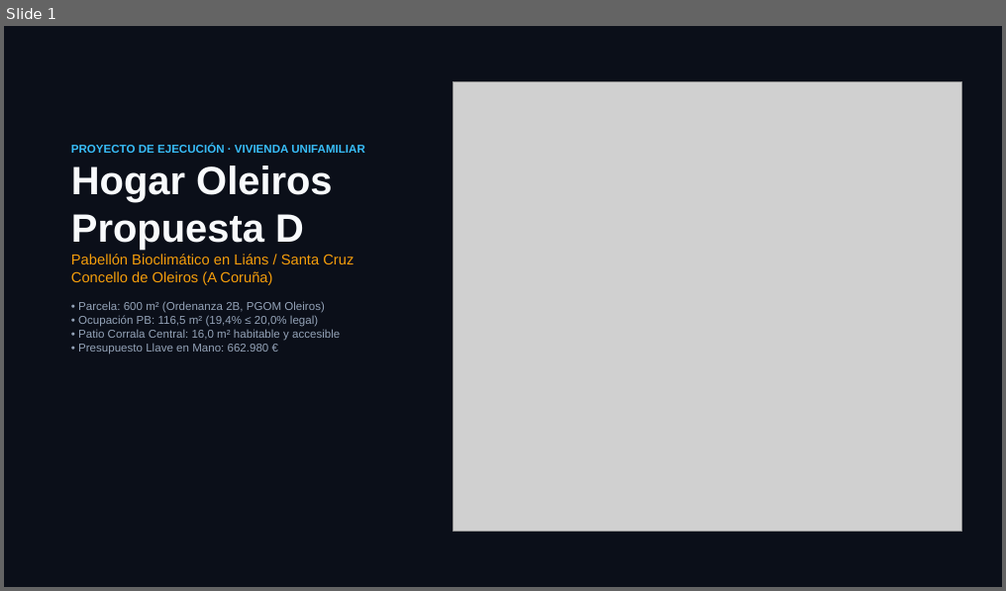
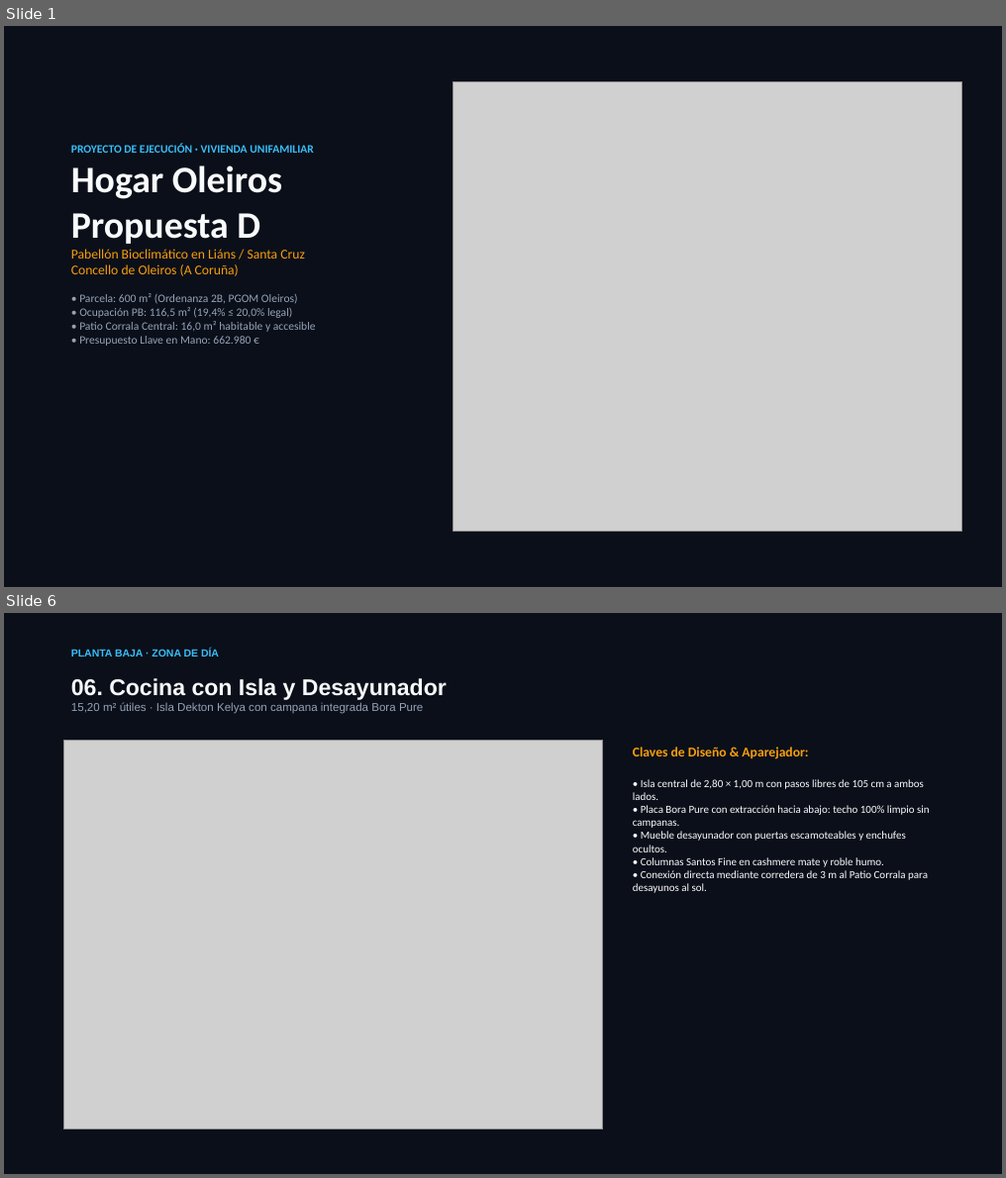
Before and after one commit to landslore/oleiros, a slide deck: propuestas/Presentacion_Hogar_Oleiros_Propuesta_D.pptx. Shown one above the other, each under a label of ours: slide 1 before the commit, slides 1 and 6 after it; the slides between them are not shown. The pictures are 1006x591 and 1006x1178 pixels, drawn with LibreOffice and Linux fonts; fonts in the diff are those of the drawing; grey boxes stand for pictures. Boxes give left, top, right and bottom in pixels: in the first picture for what was removed or moved away, otherwise in the second. Text is boxed around its words. In the diff, an @@ line names an element or a change of style, - is before the commit and + after.

Commit message:
feat(propuesta-d): corrigue render salon eliminando segundo patio falso y finaliza deck PPTX y dossier HTML interactivo

```diff
--- a/propuestas/Presentacion_Hogar_Oleiros_Propuesta_D.pptx
+++ b/propuestas/Presentacion_Hogar_Oleiros_Propuesta_D.pptx
@@ slide 6 added at (4, 613, 1002, 1174), background #0B0F19 @@
@@ text added at (71, 649, 219, 657), 10 pt, text #38BDF8, bold @@
+PLANTA BAJA · ZONA DE DÍA
@@ text added at (71, 678, 447, 714), 11 pt, text #94A3B8 @@
+06. Cocina con Isla y Desayunador
+15,20 m² útiles · Isla Dekton Kelya con campana integrada Bora Pure
@@ picture added at (63, 741, 603, 1130) @@
@@ text added at (633, 747, 930, 893), 10.5 pt, text #F8FAFC @@
+Claves de Diseño & Aparejador:
+• Isla central de 2,80 × 1,00 m con pasos libres de 105 cm a ambos lados.
+• Placa Bora Pure con extracción hacia abajo: techo 100% limpio sin campanas.
+• Mueble desayunador con puertas escamoteables y enchufes ocultos.
+• Columnas Santos Fine en cashmere mate y roble humo.
+• Conexión directa mediante corredera de 3 m al Patio Corrala para desayunos al sol.
@@ slide 1 changed as well @@
@@ text "PROYECTO DE EJECUCIÓN · VIVIENDA ..." at (71, 144, 316, 346): font Arial to Calibri; size 38 to 36 pt in "Hogar Oleiros Propuesta D"; size 14 to 13 pt in "Pabellón Bioclimático en Liáns / Santa Cruz ..." @@
```
Also in this commit, not shown: 5 other slides changed, 7 other slides added, 2 slides removed, 10 other files.
